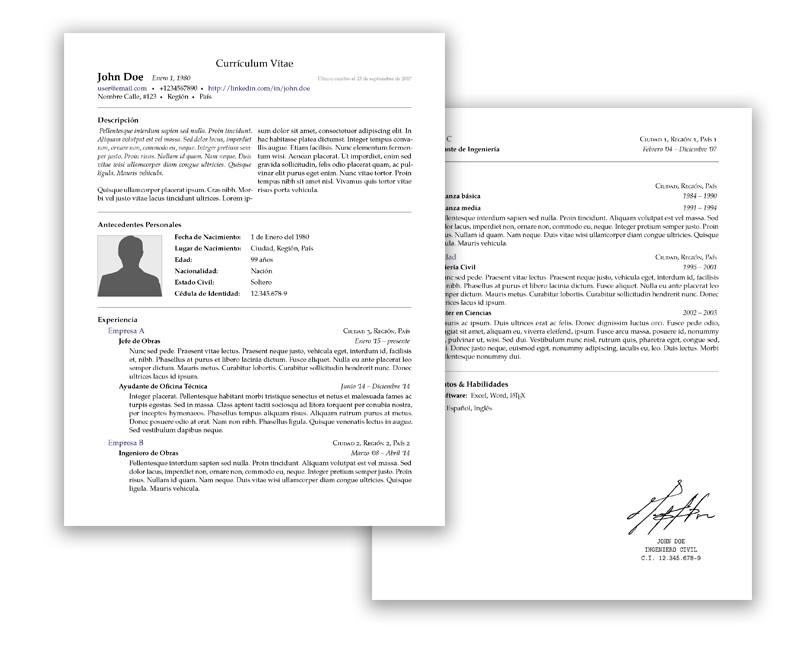
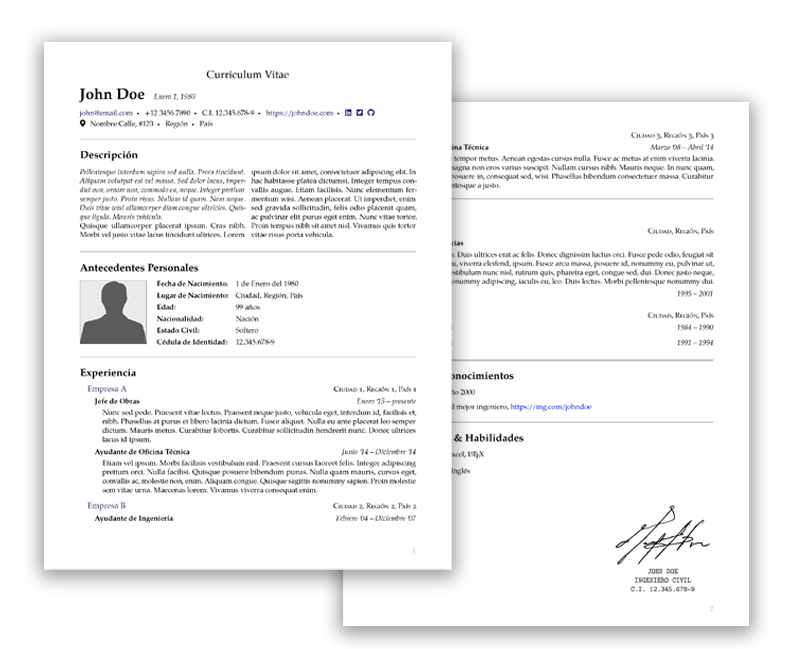
Revision of a layered 800x649 image; what changed, layer by layer:
renamed "Capa 7" to "Layer 1", painted on it over [44,33,452,570]
renamed "Capa 8" to "Layer 2", painted on it over [343,102,752,626]
